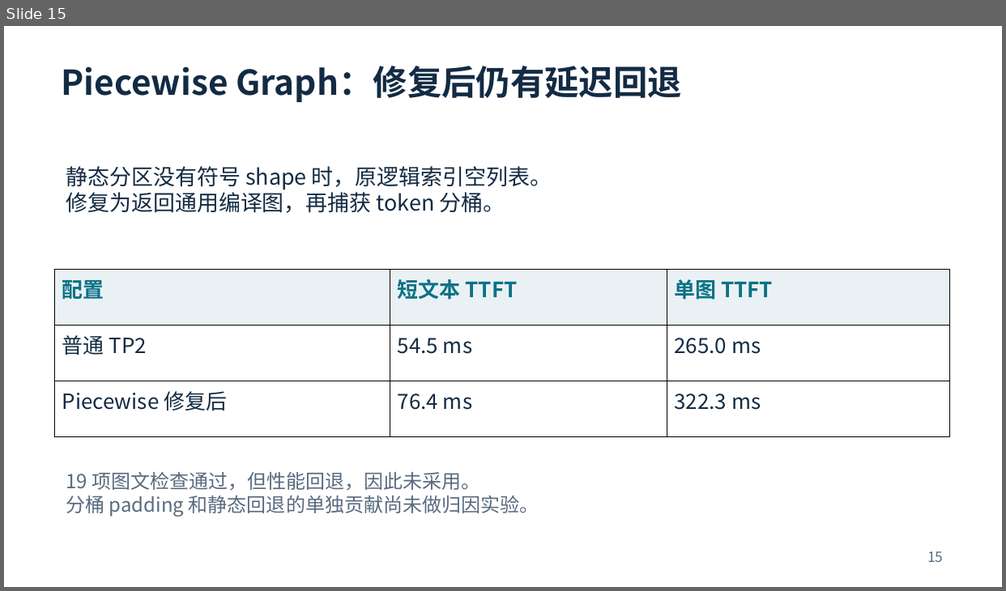
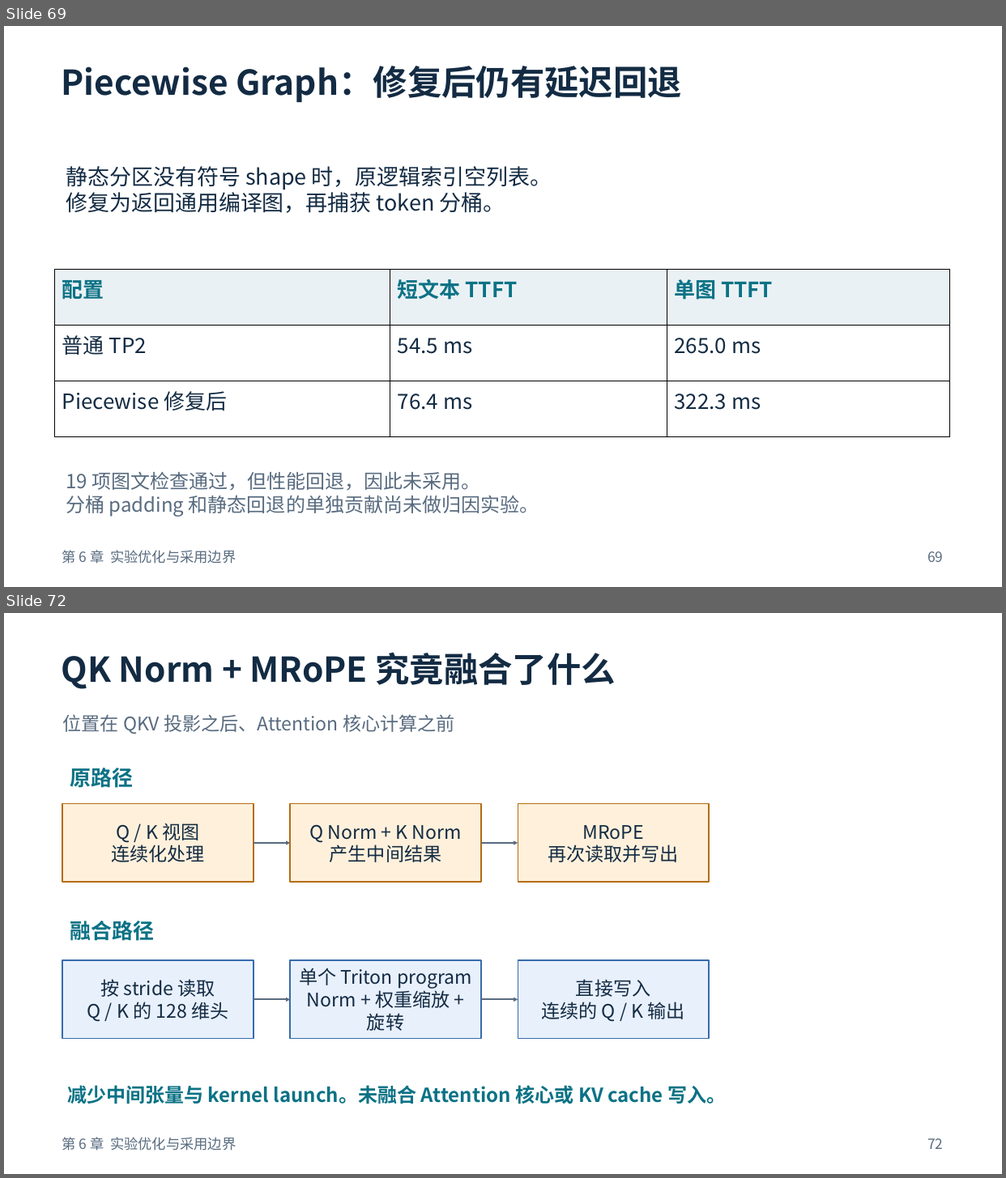
Before and after one commit to justsoloking-blip/qwen-vl-32B-project, a slide deck: slides/qwen3-vl-dp-attention-and-optimization.pptx. Shown one above the other, each under a label of ours: slide 15 before the commit, slides 69 and 72 after it; the slides between them are not shown. The pictures are 1006x591 and 1006x1178 pixels, drawn with LibreOffice and Linux fonts; fonts in the diff are those of the drawing. Boxes give left, top, right and bottom in pixels: in the first picture for what was removed or moved away, otherwise in the second. Text is boxed around its words. In the diff, an @@ line names an element or a change of style, - is before the commit and + after.

```diff
--- a/slides/qwen3-vl-dp-attention-and-optimization.pptx
+++ b/slides/qwen3-vl-dp-attention-and-optimization.pptx
@@ slide 72 added at box(4, 613, 1002, 1174), background #FFFFFF @@
@@ text added at box(62, 652, 616, 689), 33 pt, text #132B43, bold @@
+QK Norm + MRoPE 究竟融合了什么
@@ text added at box(63, 714, 455, 734), 18 pt, text #586B7F @@
+位置在 QKV 投影之后、Attention 核心计算之前
@@ text added at box(70, 768, 133, 788), 20.2 pt, text #0B7285, bold @@
+原路径
@@ rectangle added at box(62, 804, 253, 882), fill #FFF0DB, outline #B36D12 1.13 pt, 18 pt, text #132B43 @@
+Q / K 视图
+连续化处理
@@ rectangle added at box(290, 804, 481, 882), fill #FFF0DB, outline #B36D12 1.13 pt, 18 pt, text #132B43 @@
+Q Norm + K Norm
+产生中间结果
@@ rectangle added at box(518, 804, 709, 882), fill #FFF0DB, outline #B36D12 1.13 pt, 18 pt, text #132B43 @@
+MRoPE
+再次读取并写出
@@ arrow added from (253, 843) to (290, 843), #586B7F 1.5 pt @@
@@ arrow added from (482, 843) to (518, 843), #586B7F 1.5 pt @@
@@ text added at box(70, 921, 154, 941), 20.2 pt, text #0B7285, bold @@
+融合路径
@@ rectangle added at box(62, 961, 253, 1039), fill #E8F0FC, outline #376BAC 1.13 pt, 18 pt, text #132B43 @@
+按 stride 读取
+Q / K 的 128 维头
@@ rectangle added at box(290, 961, 481, 1039), fill #E8F0FC, outline #376BAC 1.13 pt, 18 pt, text #132B43 @@
+单个 Triton program
+Norm + 权重缩放 + 旋转
@@ rectangle added at box(518, 961, 709, 1039), fill #E8F0FC, outline #376BAC 1.13 pt, 18 pt, text #132B43 @@
+直接写入
+连续的 Q / K 输出
@@ arrow added from (253, 1000) to (290, 1000), #586B7F 1.5 pt @@
@@ arrow added from (482, 1000) to (518, 1000), #586B7F 1.5 pt @@
@@ text added at box(67, 1085, 726, 1104), 18.8 pt, text #0B7285, bold @@
+减少中间张量与 kernel launch。未融合 Attention 核心或 KV cache 写入。
@@ text added at box(62, 1137, 236, 1151), 13.5 pt, text #586B7F @@
+第 6 章 实验优化与采用边界
@@ text added at box(927, 1139, 943, 1149), 13.5 pt, text #586B7F @@
+72
@@ what was slide 15 is now slide 69 @@
@@ slide 69 changed as well @@
@@ text added at box(62, 550, 236, 564), 13.5 pt, text #586B7F @@
+第 6 章 实验优化与采用边界
@@ text at box(927, 552, 943, 562): text changed @@
-15
+69
```
Also in this commit, not shown: 12 other slides changed, 88 other slides added, 6 slides removed, 3 other files.
